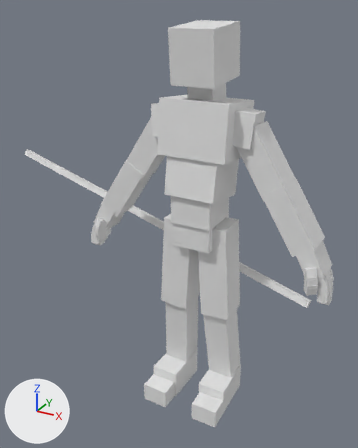
An edit to the FBX model Assets/Models/Player/WholeBodyClip/RPG-Character@Ground.FBX, drawn before and after from the same camera.
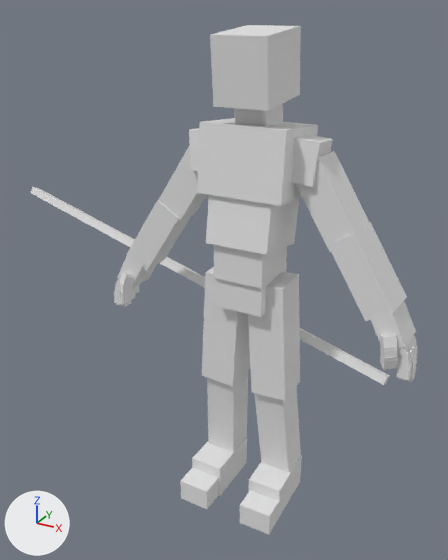
The first picture shows the older version from a 50 mm camera at (1.32, -2.7, 2.67) aimed at (-0.28, 0.21, 1.21). The close-ups show both versions on the part from 0% to 100% of the width and 0% to 100% of the height of that picture. Every picture has the same lights, and +X, +Y and +Z are marked at lower left. Materials are left out; every surface is plain grey. Where no turn or scale is listed for an object, it has been applied to the vertices.

Objects in the first close-up: 'RPG-Character-Mesh', 'Staff'.
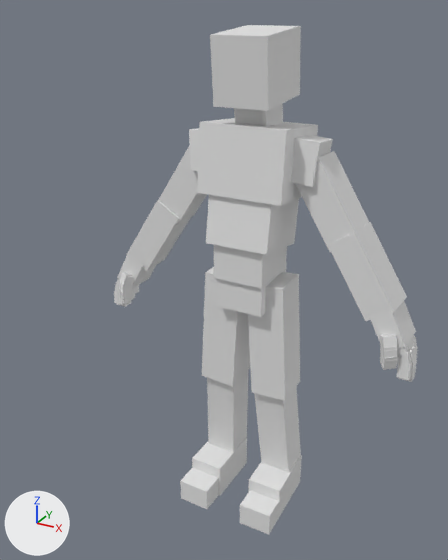
Where the change shows, as pixel boxes [x1, y1, x2, y2] in the close-ups (448 x 560 px):
'Staff', deleted: before [31, 187, 390, 385]

The change, as a diff of the scene's bpy script:
```diff
--- a/Assets/Models/Player/WholeBodyClip/RPG-Character@Ground.FBX.py
+++ b/Assets/Models/Player/WholeBodyClip/RPG-Character@Ground.FBX.py
@@ ob_staff @@
-ob_staff = bpy.data.objects.new('Staff', me_staff_ncl1_1)
-ob_staff.location = (-0.539, 0.378, 1.283)
```
